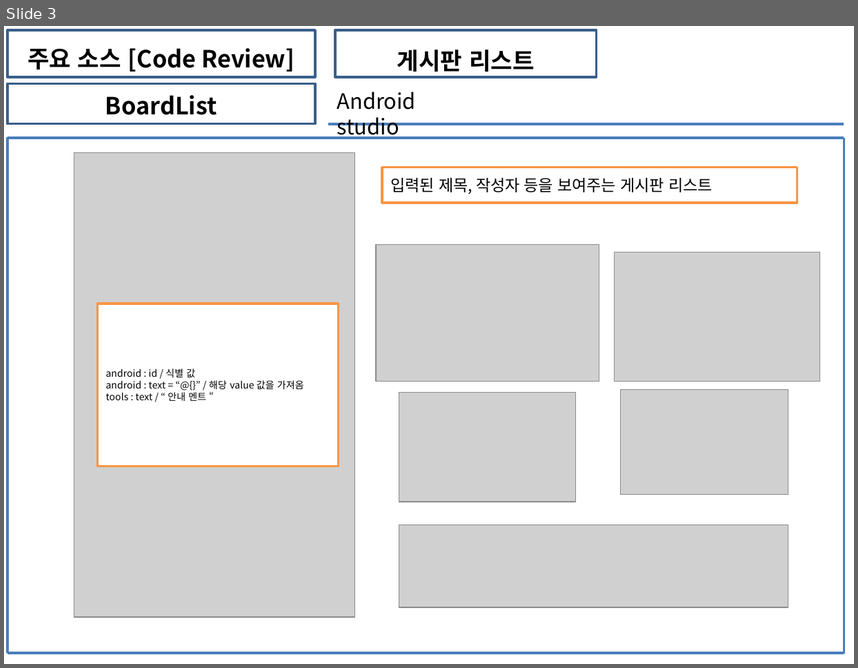
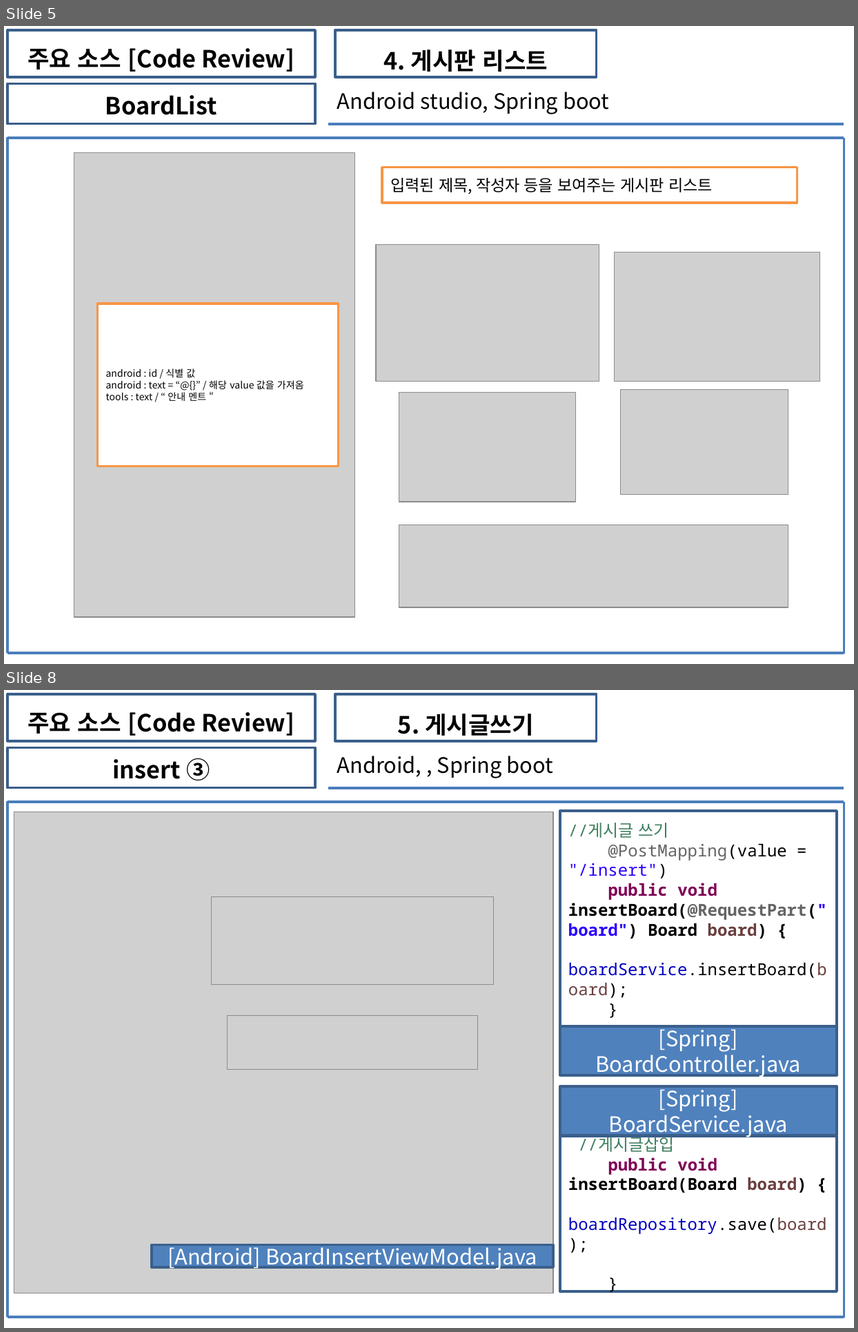
Before and after one commit to soh0256/5team, a slide deck: 개발 5팀 7차 미니 프로젝트 산출물 제출/3) KOSMO_77기_개발 5팀_Unit_Test_보고서.pptx. Shown one above the other, each under a label of ours: slide 3 before the commit, slides 5 and 8 after it; the slides between them are not shown. The pictures are 858x668 and 858x1332 pixels, drawn with LibreOffice and Linux fonts; fonts in the diff are those of the drawing; grey boxes stand for pictures. Boxes give left, top, right and bottom in pixels: in the first picture for what was removed or moved away, otherwise in the second. Text is boxed around its words. In the diff, an @@ line names an element or a change of style, - is before the commit and + after.

Commit message:
유닛테스트_제출본

```diff
--- a/개발 5팀 7차 미니 프로젝트 산출물 제출/3) KOSMO_77기_개발 5팀_Unit_Test_보고서.pptx
+++ b/개발 5팀 7차 미니 프로젝트 산출물 제출/3) KOSMO_77기_개발 5팀_Unit_Test_보고서.pptx
@@ slide 8 added at (x1=4, y1=690, x2=854, y2=1328), background #FFFFFF @@
@@ rectangle added at (x1=7, y1=694, x2=315, y2=741), outline #3A5F8C 2 pt, 20 pt, text #000000, bold @@
+주요 소스 [Code Review]
@@ rectangle added at (x1=335, y1=694, x2=597, y2=741), outline #3A5F8C 2 pt, 20 pt, text #000000, bold @@
+5. 게시글쓰기
@@ rectangle added at (x1=7, y1=748, x2=315, y2=788), outline #3A5F8C 2 pt, 20 pt, text #000000, bold @@
+insert ③
@@ text added at (x1=337, y1=756, x2=553, y2=778), 18 pt, text #000000 @@
+Android, , Spring boot
@@ line added from (329, 788) to (844, 788), #4B7EBC 2.25 pt @@
@@ line added from (7, 802) to (844, 802), #4B7EBC 2.25 pt @@
@@ line added from (7, 801) to (7, 1317), #4B7EBC 2.25 pt @@
@@ picture added at (x1=14, y1=811, x2=553, y2=1292) @@
@@ rectangle added at (x1=560, y1=811, x2=837, y2=1027), outline #3A5F8C 2 pt, 14 pt, text #000000 @@
+//게시글 쓰기
+@PostMapping(value = "/insert")
+public void insertBoard(@RequestPart("board") Board board) {
+boardService.insertBoard(board);
+}
@@ line added from (844, 802) to (844, 1317), #4B7EBC 2.25 pt @@
@@ picture added at (x1=212, y1=896, x2=495, y2=984) @@
@@ picture added at (x1=227, y1=1016, x2=477, y2=1069) @@
@@ rectangle added at (x1=560, y1=1026, x2=837, y2=1074), fill #4F81BD, outline #3A5F8C 2 pt, 18 pt, text #FFFFFF @@
+[Spring]
+BoardController.java
@@ rectangle added at (x1=560, y1=1086, x2=837, y2=1134), fill #4F81BD, outline #3A5F8C 2 pt, 18 pt, text #FFFFFF @@
+[Spring]
+BoardService.java
@@ rectangle added at (x1=560, y1=1136, x2=837, y2=1291), outline #3A5F8C 2 pt, 14 pt, text #000000 @@
+//게시글삽입
+public void insertBoard(Board board) {
+boardRepository.save(board);
+}
@@ line added from (844, 1142) to (844, 1142), #4B7EBC 2.25 pt @@
@@ rectangle added at (x1=152, y1=1244, x2=553, y2=1266), fill #4F81BD, outline #3A5F8C 2 pt, 18 pt, text #FFFFFF @@
+[Android] BoardInsertViewModel.java
@@ line added from (7, 1317) to (844, 1317), #4B7EBC 2.25 pt @@
@@ what was slide 3 is now slide 5 @@
@@ slide 5 changed as well @@
@@ text in rectangle at (x1=383, y1=49, x2=548, y2=76): text changed @@
-게시판 리스트
+4. 게시판 리스트
@@ text at (x1=337, y1=92, x2=609, y2=114): text changed @@
-Android studio
+Android studio, Spring boot
```
Also in this commit, not shown: 3 other slides changed, 9 other slides added, 1 slide removed.
